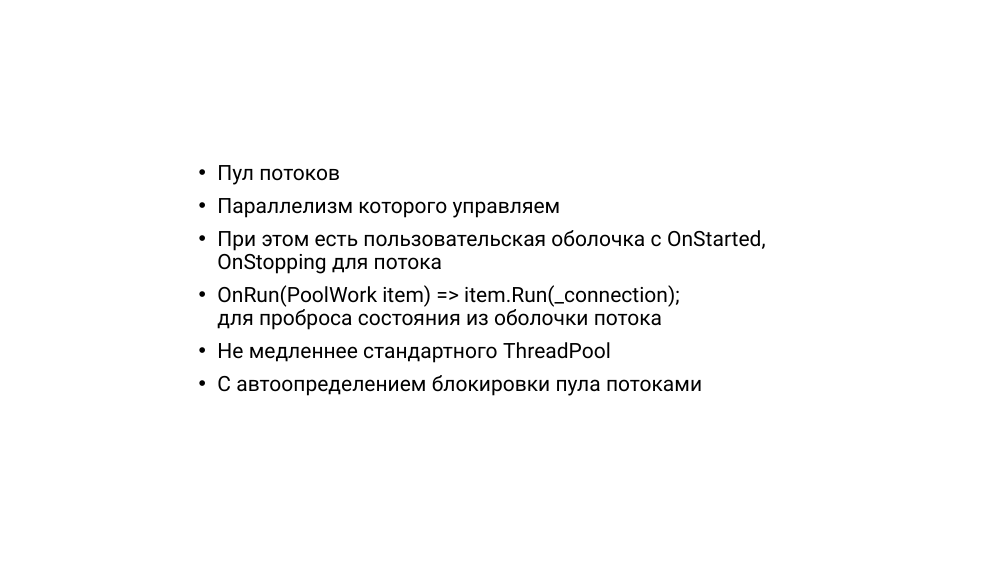
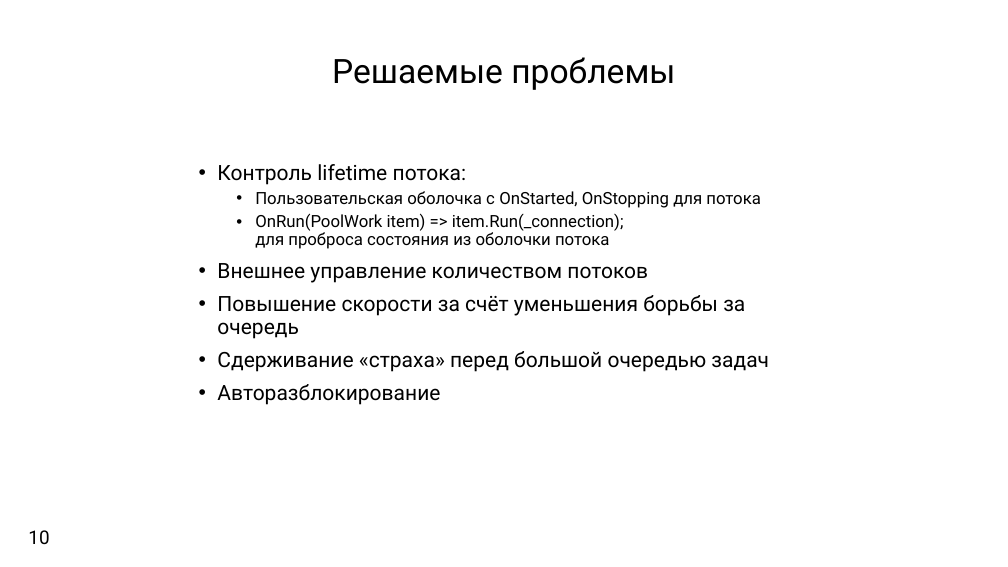
Before and after one commit to sidristij/dotnext-online-2021, a slide deck: slide 10 of 00-dotnext-threadpool.pptx (slide 11 before the commit). Drawn at 1008x567 pixels with LibreOffice and Linux fonts; fonts in the diff are those of the drawing; background and template pictures are left out. Boxes give left, top, right and bottom in pixels: in the first picture for what was removed or moved away, otherwise in the second. Text is boxed around its words. In the diff, an @@ line names an element or a change of style, - is before the commit and + after.

```diff
--- a/00-dotnext-threadpool.pptx
+++ b/00-dotnext-threadpool.pptx
@@ text added at (x1=332, y1=57, x2=675, y2=90), 32 pt, text #000000 @@
+Решаемые проблемы
@@ text at (x1=217, y1=164, x2=760, y2=208): text changed; size 20 to 16 pt @@
-• Пул потоков
-• Параллелизм которого управляем
-• При этом есть пользовательская оболочка с OnStarted, OnStopping для потока
+• Контроль lifetime потока:
+  • Пользовательская оболочка с OnStarted, OnStopping для потока
@@ text at (x1=255, y1=213, x2=624, y2=249): size 20 to 16 pt in "OnRun(PoolWork item) => item.Run(_connection); для проброса  ..."; list level 1 to 2 in "OnRun(PoolWork item) => item.Run(_connection); для ..." @@
@@ text at (x1=217, y1=263, x2=769, y2=405): text changed @@
-• Не медленнее стандартного ThreadPool
-• С автоопределением блокировки пула потоками
+• Внешнее управление количеством потоков
+• Повышение скорости за счёт уменьшения борьбы за очередь
+• Сдерживание «страха» перед большой очередью задач
+• Авторазблокирование
@@ page number added at (x1=18, y1=534, x2=39, y2=544), 18 pt, text #000000 @@
+10
@@ page number at (x1=28, y1=530, x2=49, y2=545): text changed @@
-11
+10
```
Also in this commit, not shown: 9 other slides changed, 1 slide added, 4 slides removed, 1 other file.
